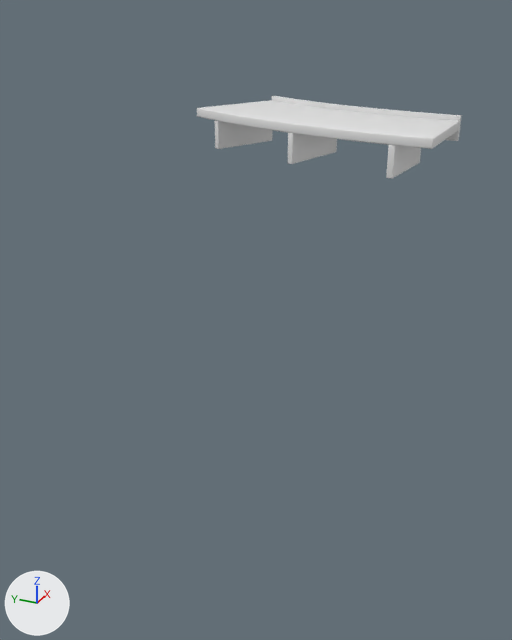
Renders of the FBX model MultiTravelValizChallenge/Assets/MultiTravel/Art/Models/Environment/wardrobe-door-left.fbx from each side of a commit.
One viewpoint serves both versions: a camera (50 mm lens) standing at (-3.203, -0.228, 1.456) and looking at (-1.547, 0.517, 0.628). Arrows for +X, +Y and +Z are at lower left; the lights stay in place. The picture after the commit comes second. Where no turn or scale is listed for an object, it has been applied to the vertices.

In view in the first picture: 'wardrobe-door-left'.
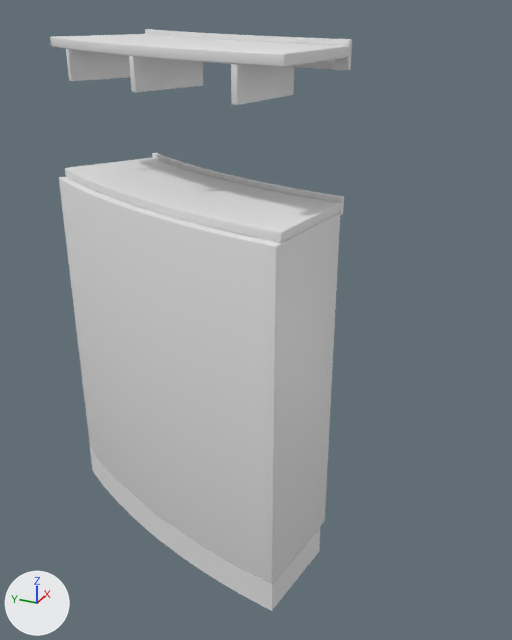
The change, as a diff of the scene's bpy script:
```diff
--- a/MultiTravelValizChallenge/Assets/MultiTravel/Art/Models/Environment/wardrobe-door-left.fbx.py
+++ b/MultiTravelValizChallenge/Assets/MultiTravel/Art/Models/Environment/wardrobe-door-left.fbx.py
@@ me_wardrobe_door_left @@
-me_wardrobe_door_left.from_pydata(...)  # 952 vertices, 818 faces; spans x -1.588..-1.145, y 0.056..0.771, z 1.07..1.182
+me_wardrobe_door_left.from_pydata(...)  # 2151 vertices, 1860 faces; spans x -1.937..-1.384, y 0.251..1.082, z 0.0..1.372
+# me_wardrobe_door_left part 1: the loose piece of 96 vertices spanning x -1.532..-1.336, y 0.37..0.439, z 1.07..1.146 is turned 3.6 degrees about the z axis through its middle, then moved by (-0.365, -0.019, 0.19)
+# me_wardrobe_door_left part 2: the loose piece of 96 vertices spanning x -1.436..-1.25, y 0.595..0.694, z 1.07..1.146 is turned 4.5 degrees about the z axis through its middle, then moved by (-0.373, 0.018, 0.19)
+# me_wardrobe_door_left part 3: the loose piece of 96 vertices spanning x -1.582..-1.382, y 0.134..0.17, z 1.07..1.146 is turned -24.2 degrees about the z axis through its middle, then moved by (-0.11, 0.77, 0.19)
+# me_wardrobe_door_left part 4: a new loose piece of 903 vertices spanning x -1.937..-1.395, y 0.253..1.081, z 0.09..1.02
+# me_wardrobe_door_left part 5: a new loose piece of 464 vertices spanning x -1.917..-1.395, y 0.253..1.07, z 1.336..1.36, in mat_oak_warm (white #e7e7e7)
+# me_wardrobe_door_left part 6: a new loose piece of 100 vertices spanning x -1.937..-1.418, y 0.257..1.082, z 0.0..0.09, in mat_leather_cognac (white #e7e7e7)
+# me_wardrobe_door_left part 7: a new loose piece of 100 vertices spanning x -1.653..-1.384, y 0.251..0.923, z 0.99..1.032, in mat_velvet_navy (white #e7e7e7)
+# me_wardrobe_door_left part 8: a new loose piece of 100 vertices spanning x -1.653..-1.384, y 0.251..0.923, z 1.31..1.372, in mat_velvet_navy (white #e7e7e7)
+# me_wardrobe_door_left part 9: the loose piece of 464 vertices spanning x -1.588..-1.157, y 0.057..0.771, z 1.146..1.17 is deleted
+# me_wardrobe_door_left part 10: the loose piece of 100 vertices spanning x -1.321..-1.145, y 0.056..0.642, z 1.12..1.182 is deleted
+# other edits to the shape of me_wardrobe_door_left do not show in these pictures
 me_wardrobe_door_left.materials.append(mat_oak_warm)
@@ me_wardrobe_door_left @@
 me_wardrobe_door_left.materials.append(mat_chrome_dark)
+me_wardrobe_door_left.materials.append(mat_lacquer_white)  # white #e7e7e7
+me_wardrobe_door_left.materials.append(mat_chrome)  # white #e7e7e7
+me_wardrobe_door_left.materials.append(mat_velvet_navy)  # white #e7e7e7
```

Boxes [x1, y1, x2, y2] around the edits, measured in the pictures (512 x 640 px; the box of a moved part takes in the faces that stretch with it):
'wardrobe-door-left', reshaped (14% wider, 594% taller): before [197, 96, 462, 179]; after [50, 29, 352, 611]
part 1 of me_wardrobe_door_left, moved or reshaped: before [288, 133, 337, 164]; after [231, 64, 294, 105]
part 2 of me_wardrobe_door_left, moved or reshaped: before [215, 120, 273, 149]; after [129, 56, 203, 93]
part 3 of me_wardrobe_door_left, moved or reshaped: before [386, 145, 421, 179]; after [66, 49, 131, 81]
part 4 of me_wardrobe_door_left, added: after [59, 158, 341, 584]
part 5 of me_wardrobe_door_left, added: after [50, 34, 349, 67]
part 6 of me_wardrobe_door_left, added: after [90, 449, 320, 611]
part 7 of me_wardrobe_door_left, added: after [152, 153, 344, 215]
part 8 of me_wardrobe_door_left, added: after [145, 29, 352, 71]
part 9 of me_wardrobe_door_left, deleted: before [197, 100, 460, 149]
part 10 of me_wardrobe_door_left, deleted: before [272, 96, 462, 141]
